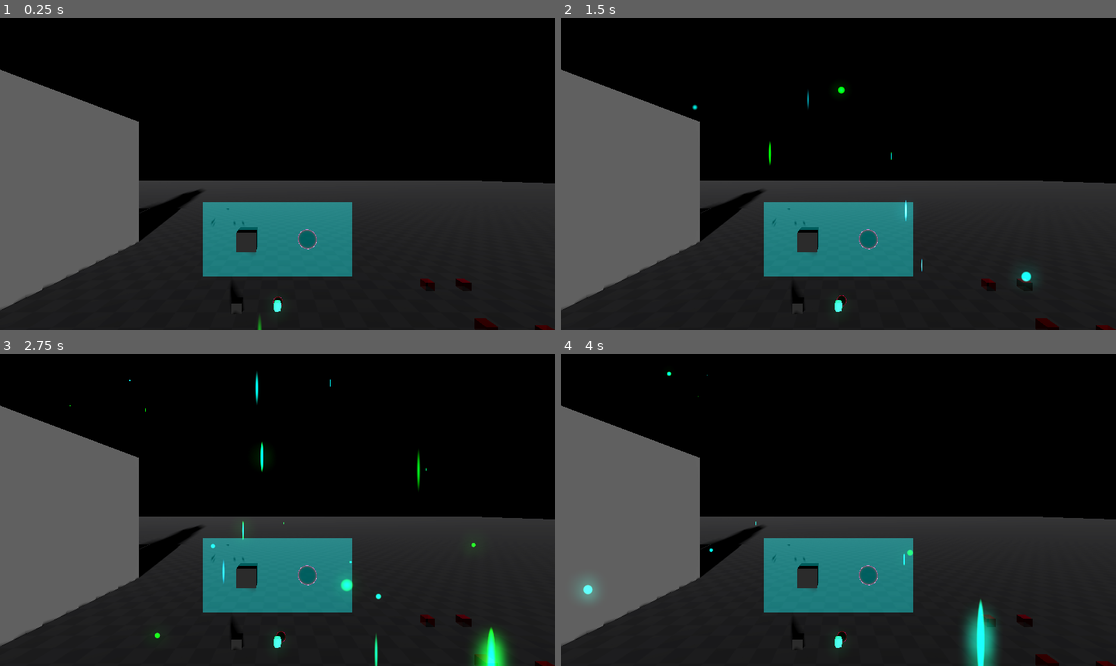
Above: before the commit, frames 1-4 (two rows, left to right).
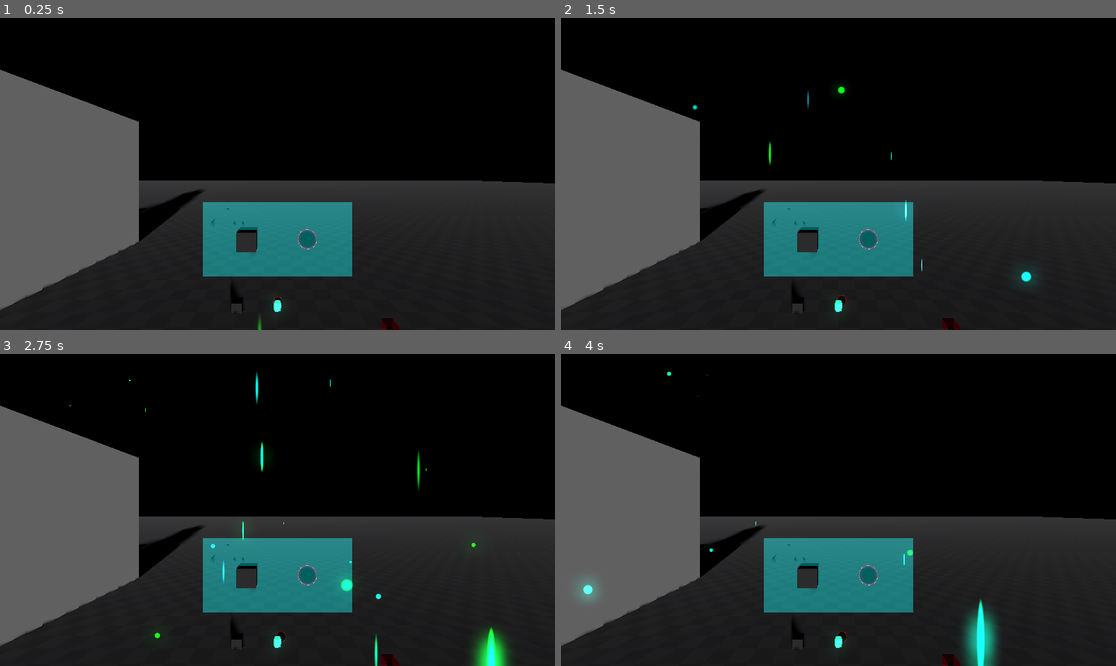
Above: after the commit, the same moments.

Repository: JD-The-65th/cyberbreak
Game: Godot game, scene res://levels/testing_environment.tscn
Same seed, same stepped clock (60 frames per second), same inputs: the game is played once before the commit and once after it.
Inputs (mouse positions are in pixels of both pictures, inside the frame that each line leads up to):
- Up to frame 1 (0.25 s): no input
- Up to frame 2 (1.5 s): move the mouse to (960, 158) at 0.52 s; click (960, 158) at 0.67 s; drag from (727, 189) to (810, 236) at 1.27 s
- Up to frame 3 (2.75 s): move the mouse to (333, 441) at 2.02 s; click (333, 441) at 2.17 s
- Up to frame 4 (4 s): drag from (810, 572) to (672, 463) at 2.77 s; move the mouse to (1005, 556) at 3.52 s; click (1005, 556) at 3.67 s

The runs differ from the first frame. In frame 1, 0.4% of the frame differs, in the area x 68-100%, y 83-100%; in frame 2, 0.4%; in frame 3, 0.4%; in frame 4, 0.4%.

Commit message:
AAAAAAAA

Diff:
--- a/components/SnapZone/SnapZoneFace.gd
+++ b/components/SnapZone/SnapZoneFace.gd
@@ -1,21 +1,21 @@
 extends Area3D
 
-@export var connect_to : CollisionObject3D
 
 var closest_object
 
 
-func _ready():
-	if connect_to:
-		$Generic6DOFJoint3D.node_a = get_path_to(connect_to)
 
 func _on_body_entered(body):
+	if body == get_parent():
+		return
 	body.connect("snapped", register_snap)
 	closest_object = body
 
 
 func _on_body_exited(body):
 	# TODO: No checking cuz I'm too tired to do so rn
+	if body == get_parent():
+		return
 	body.disconnect("snapped", register_snap)
 	closest_object = null
 
--- a/components/SnapZone/snap_zone_face.tscn
+++ b/components/SnapZone/snap_zone_face.tscn
@@ -16,6 +16,11 @@
 shape = SubResource("BoxShape3D_s7uvh")
 
 [node name="Generic6DOFJoint3D" type="Generic6DOFJoint3D" parent="."]
+node_a = NodePath("../StaticBody3D")
 linear_limit_x/softness = 2.0
 linear_limit_y/softness = 2.0
 linear_limit_z/softness = 2.0
+
+[node name="StaticBody3D" type="StaticBody3D" parent="."]
+collision_layer = 0
+collision_mask = 0
--- a/levels/testing_environment.tscn
+++ b/levels/testing_environment.tscn
@@ -119,18 +119,9 @@
 autoplay = true
 
 [node name="SquareBase2" parent="." instance=ExtResource("9_uln35")]
-transform = Transform3D(1, 0, 0, 0, 1, 0, 0, 0, 1, 2.22411, 0.00457695, -2.16892)
+transform = Transform3D(1, 0, 0, 0, 1, 0, 0, 0, 1, 1.19893, 0.00457695, -2.16892)
 
 [node name="SquareBase3" parent="." instance=ExtResource("9_uln35")]
 transform = Transform3D(1, 0, 0, 0, 1, 0, 0, 0, 1, 2.22411, 0.00457695, -1.5642)
 
-[node name="SquareBase4" parent="." instance=ExtResource("9_uln35")]
-transform = Transform3D(1, 0, 0, 0, 1, 0, 0, 0, 1, 2.22411, 0.00457695, -3.02142)
-
-[node name="SquareBase5" parent="." instance=ExtResource("9_uln35")]
-transform = Transform3D(1, 0, 0, 0, 1, 0, 0, 0, 1, 2.76129, 0.00457695, -3.02142)
-
-[node name="SquareBase6" parent="." instance=ExtResource("9_uln35")]
-transform = Transform3D(1, 0, 0, 0, 1, 0, 0, 0, 1, 2.76129, 0.00457695, -2.0715)
-
 [editable path="XROrigin3D"]
--- a/scenes/square_base_v2.tscn
+++ b/scenes/square_base_v2.tscn
@@ -32,38 +32,8 @@
 [node name="CollisionShape3D" type="CollisionShape3D" parent="."]
 shape = SubResource("ConvexPolygonShape3D_vb0v3")
 
-[node name="SnapZoneFace" parent="." node_paths=PackedStringArray("connect_to") instance=ExtResource("2_b7oka")]
-connect_to = NodePath("..")
-
-[node name="SnapZoneFace2" parent="." node_paths=PackedStringArray("connect_to") instance=ExtResource("2_b7oka")]
-transform = Transform3D(1, 0, 0, 0, -4.37114e-08, -1, 0, 1, -4.37114e-08, 0, 0, 0.0609693)
-connect_to = NodePath("..")
-
-[node name="SnapZoneFace3" parent="." node_paths=PackedStringArray("connect_to") instance=ExtResource("2_b7oka")]
-transform = Transform3D(1, 0, 0, 0, 1.31134e-07, 1, 0, -1, 1.31134e-07, 0, 0, -0.0632638)
-connect_to = NodePath("..")
-
-[node name="SnapZoneFace4" parent="." node_paths=PackedStringArray("connect_to") instance=ExtResource("2_b7oka")]
-transform = Transform3D(1, 0, 0, 0, -1, 8.74228e-08, 0, -8.74228e-08, -1, 0, -0.0628114, 0)
-connect_to = NodePath("..")
-
-[node name="SnapZoneFace5" parent="." node_paths=PackedStringArray("connect_to") instance=ExtResource("2_b7oka")]
-transform = Transform3D(-4.37114e-08, 1, -4.37114e-08, 0, -4.37114e-08, -1, -1, -4.37114e-08, 1.91069e-15, -0.060853, 0, 0)
-connect_to = NodePath("..")
-
-[node name="SnapZoneFace6" parent="." node_paths=PackedStringArray("connect_to") instance=ExtResource("2_b7oka")]
-transform = Transform3D(-4.37114e-08, 1, -4.37114e-08, 0, -4.37114e-08, -1, -1, -4.37114e-08, 1.91069e-15, 0.0588446, 0, 0)
-connect_to = NodePath("..")
+[node name="SnapZoneFace" parent="." instance=ExtResource("2_b7oka")]
+monitorable = false
 
 [connection signal="body_entered" from="SnapZoneFace" to="SnapZoneFace" method="_on_body_entered"]
 [connection signal="body_exited" from="SnapZoneFace" to="SnapZoneFace" method="_on_body_exited"]
-[connection signal="body_entered" from="SnapZoneFace2" to="SnapZoneFace2" method="_on_body_entered"]
-[connection signal="body_exited" from="SnapZoneFace2" to="SnapZoneFace2" method="_on_body_exited"]
-[connection signal="body_entered" from="SnapZoneFace3" to="SnapZoneFace3" method="_on_body_entered"]
-[connection signal="body_exited" from="SnapZoneFace3" to="SnapZoneFace3" method="_on_body_exited"]
-[connection signal="body_entered" from="SnapZoneFace4" to="SnapZoneFace4" method="_on_body_entered"]
-[connection signal="body_exited" from="SnapZoneFace4" to="SnapZoneFace4" method="_on_body_exited"]
-[connection signal="body_entered" from="SnapZoneFace5" to="SnapZoneFace5" method="_on_body_entered"]
-[connection signal="body_exited" from="SnapZoneFace5" to="SnapZoneFace5" method="_on_body_exited"]
-[connection signal="body_entered" from="SnapZoneFace6" to="SnapZoneFace6" method="_on_body_entered"]
-[connection signal="body_exited" from="SnapZoneFace6" to="SnapZoneFace6" method="_on_body_exited"]
